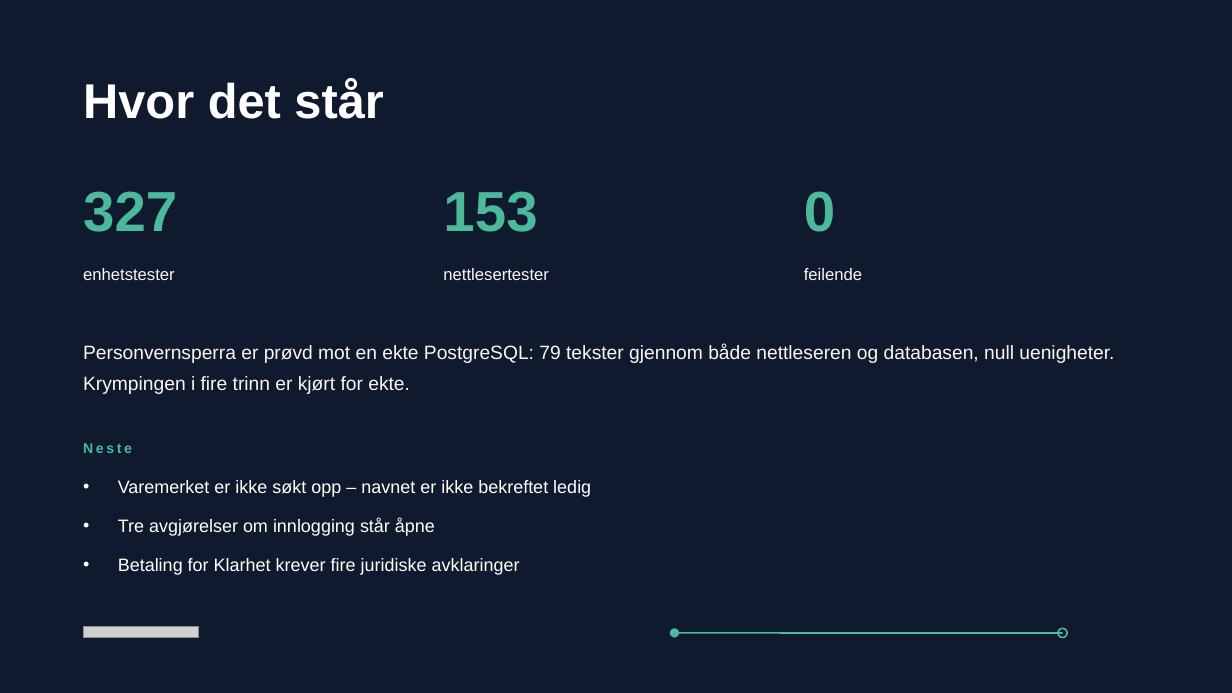
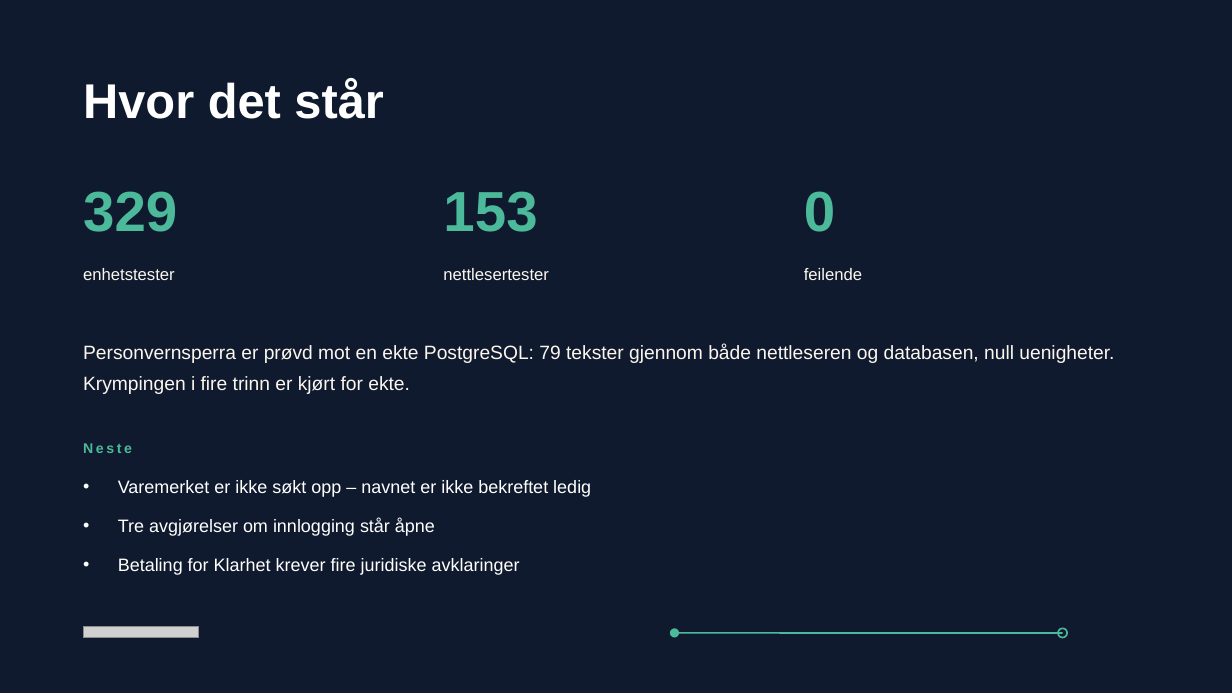
Before and after one commit to andersenbetul-alt/BETA-ART, a slide deck: slide 10 of docs/presentasjon/naviar-konsept.pptx. Drawn at 1232x693 pixels with LibreOffice and Linux fonts; fonts in the diff are those of the drawing; grey boxes stand for pictures. Boxes give left, top, right and bottom in pixels: in the first picture for what was removed or moved away, otherwise in the second. Text is boxed around its words. In the diff, an @@ line names an element or a change of style, - is before the commit and + after.

```diff
--- a/docs/presentasjon/naviar-konsept.pptx
+++ b/docs/presentasjon/naviar-konsept.pptx
@@ text at [83, 191, 177, 232]: text changed @@
-327
+329
```
Also in this commit, not shown: 4 other files.
